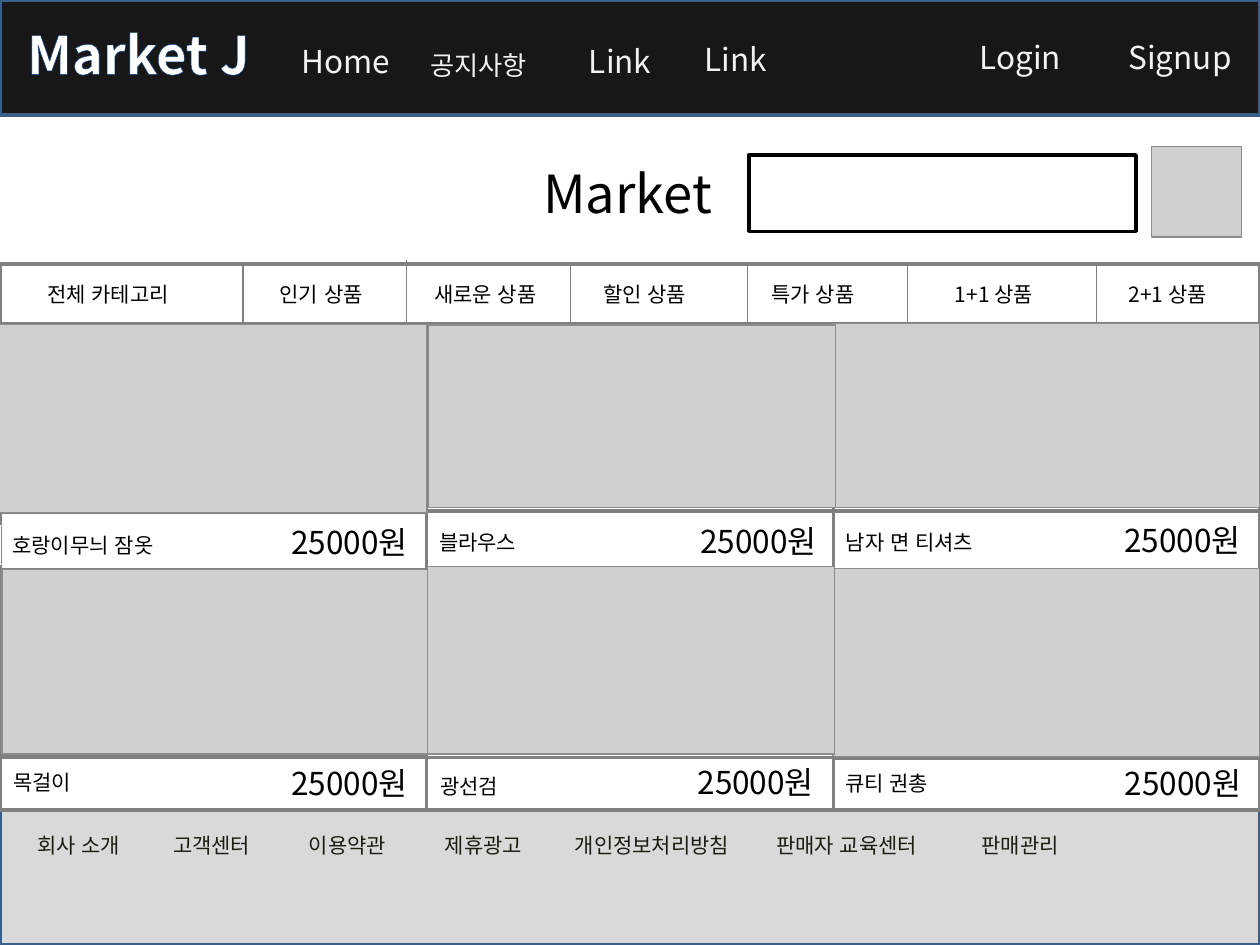
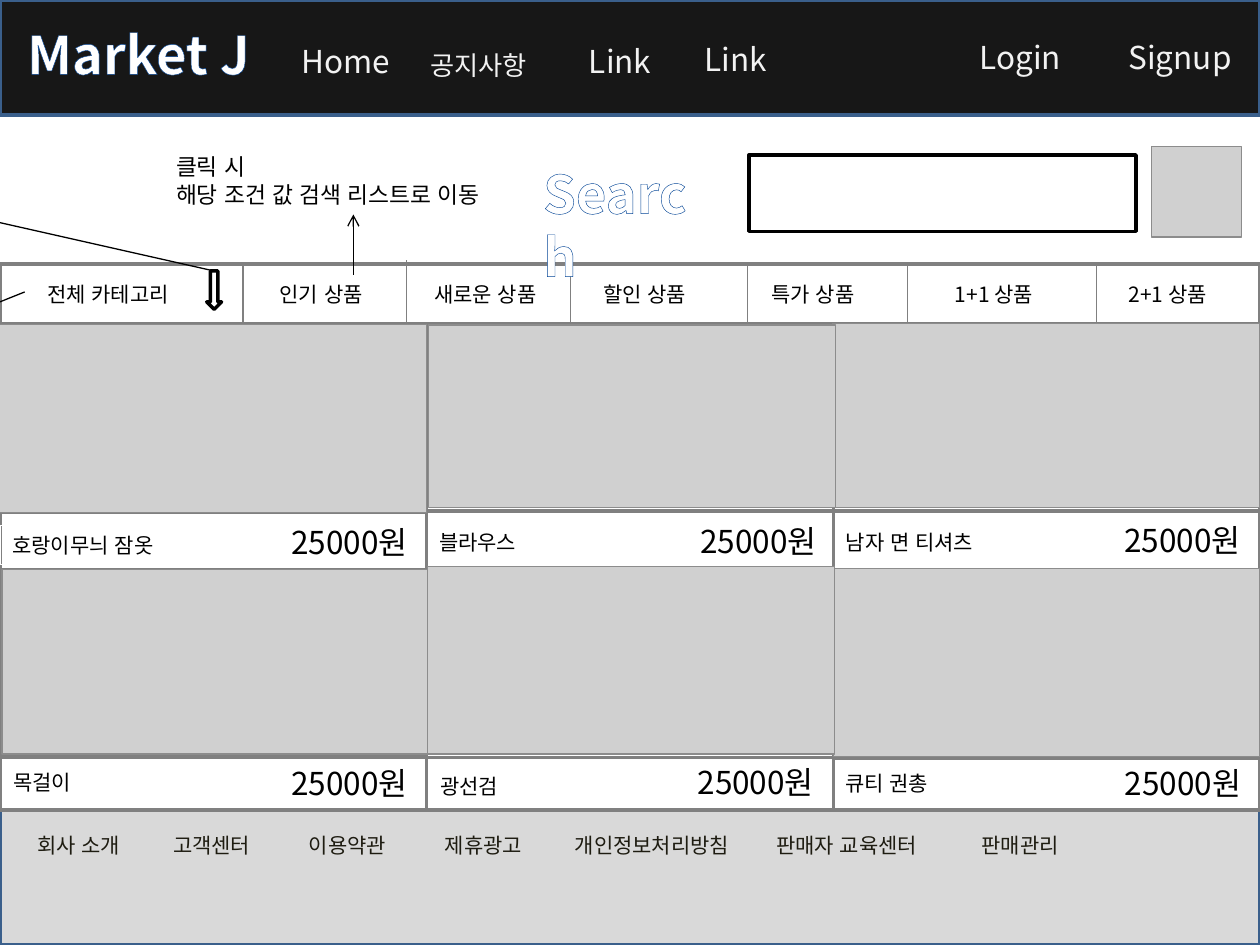
Before and after one commit to rosangels2/market, a slide deck: slide 7 of 포트폴리오/스토리보드/스토리보드.pptx (slide 5 before the commit). Drawn at 1260x945 pixels with LibreOffice and Linux fonts; fonts in the diff are those of the drawing; grey boxes stand for pictures. Boxes give left, top, right and bottom in pixels: in the first picture for what was removed or moved away, otherwise in the second. Text is boxed around its words. In the diff, an @@ line names an element or a change of style, - is before the commit and + after.

```diff
--- a/포트폴리오/스토리보드/스토리보드.pptx
+++ b/포트폴리오/스토리보드/스토리보드.pptx
@@ text at <box>543,171,712,214</box>: text changed; text colour #000000 to #FFFFFF; bold on @@
-Market
+Search
@@ group added at <box>0,156,480,324</box>: 3 arrows, 1 text, 1 down arrow @@
+클릭 시
+해당 조건 값 검색 리스트로 이동
```
Also in this commit, not shown: 10 other slides changed, 14 slides added, 18 slides removed.
